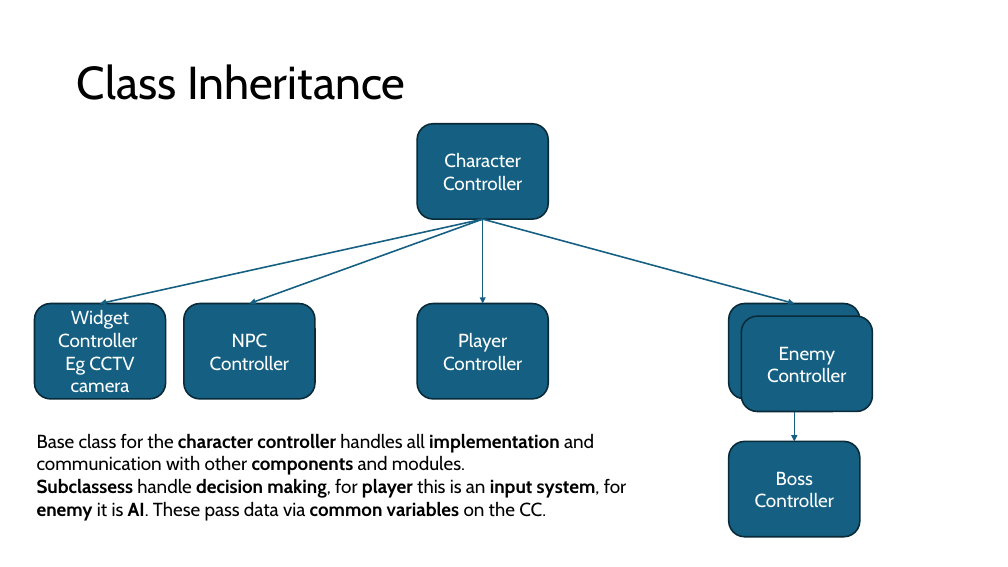
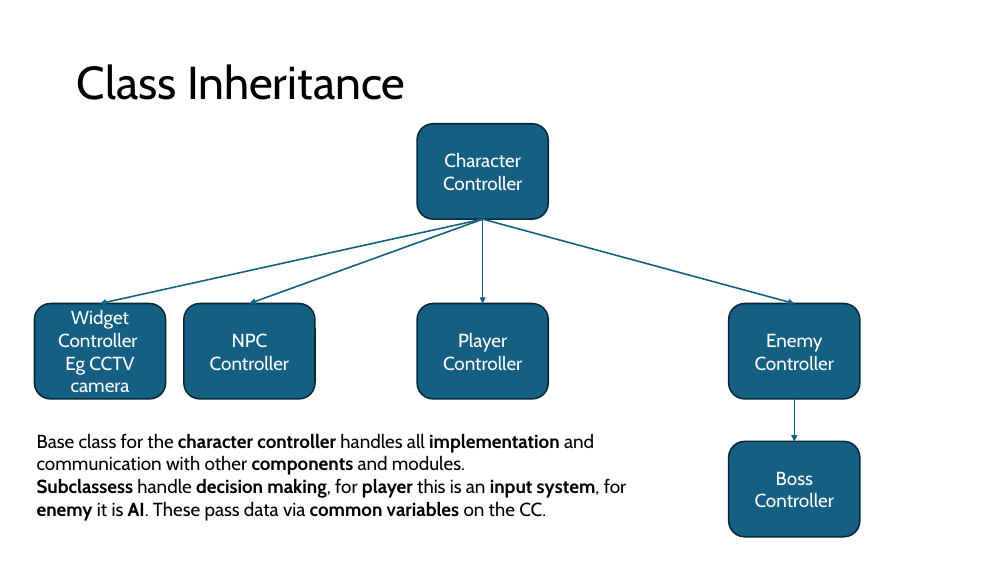
Before and after one commit to bigmonmulgrew/BigMonD_DemoKit, a slide deck: slide 3 of Documentation/Character Controller Architecture.pptx. Drawn at 1008x567 pixels with LibreOffice and Linux fonts; fonts in the diff are those of the drawing. Boxes give left, top, right and bottom in pixels: in the first picture for what was removed or moved away, otherwise in the second. Text is boxed around its words. In the diff, an @@ line names an element or a change of style, - is before the commit and + after.

```diff
--- a/Documentation/Character Controller Architecture.pptx
+++ b/Documentation/Character Controller Architecture.pptx
@@ rounded rectangle removed at (742,316,873,411) @@
-Enemy Controller
```
